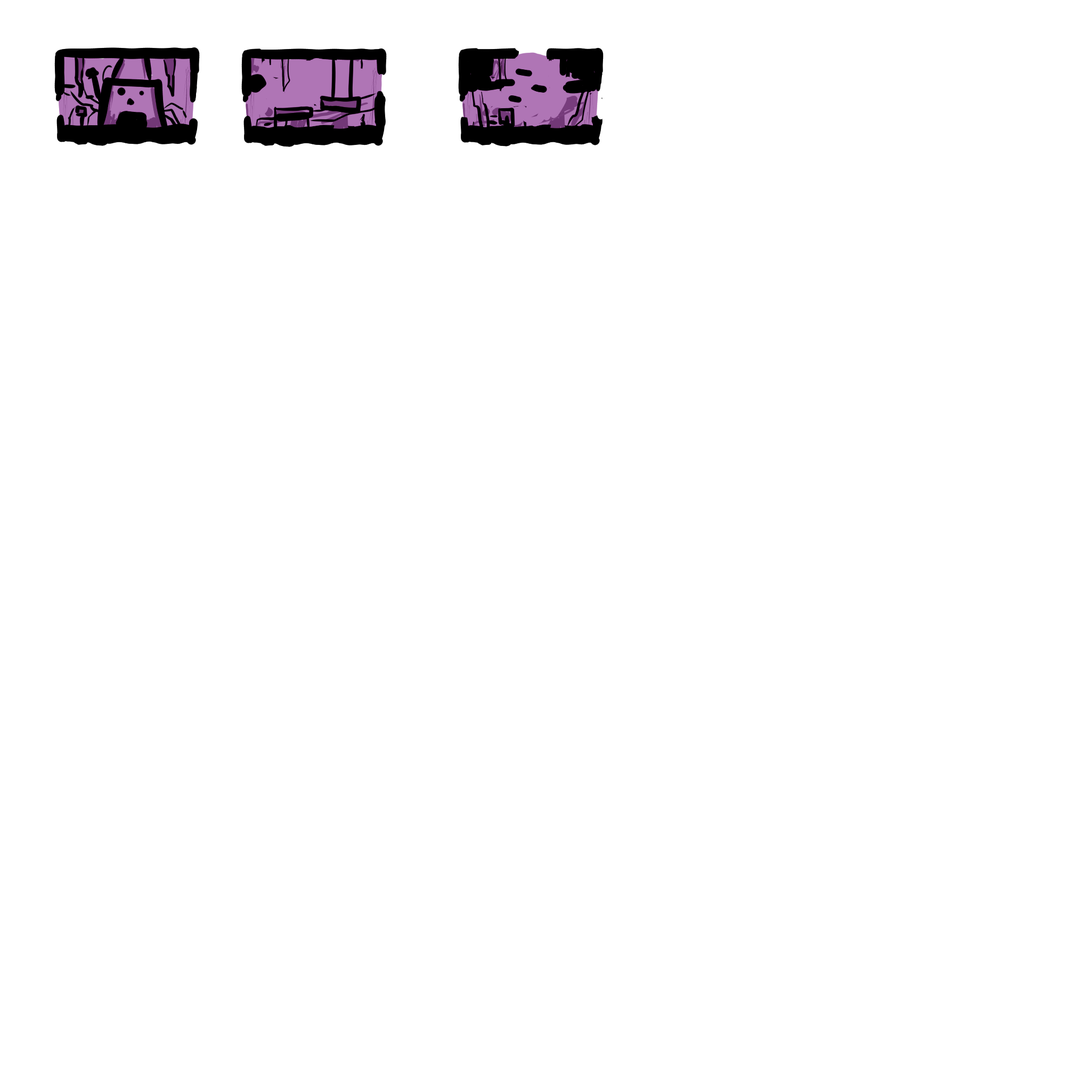
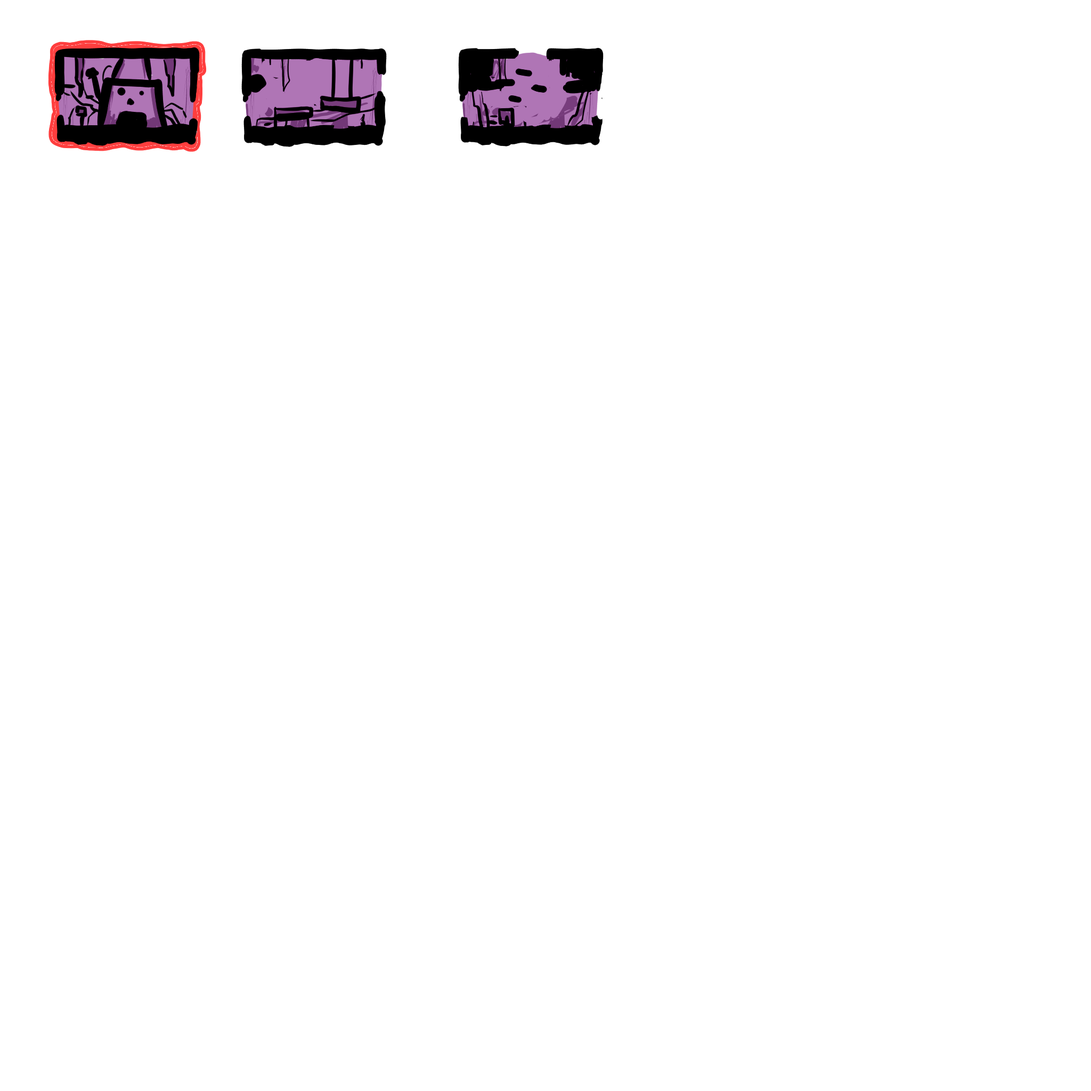
Revision of a layered 1091 × 1091 image; what changed, layer by layer:
painted on "Paint Layer 5" over [47, 39, 207, 152]
